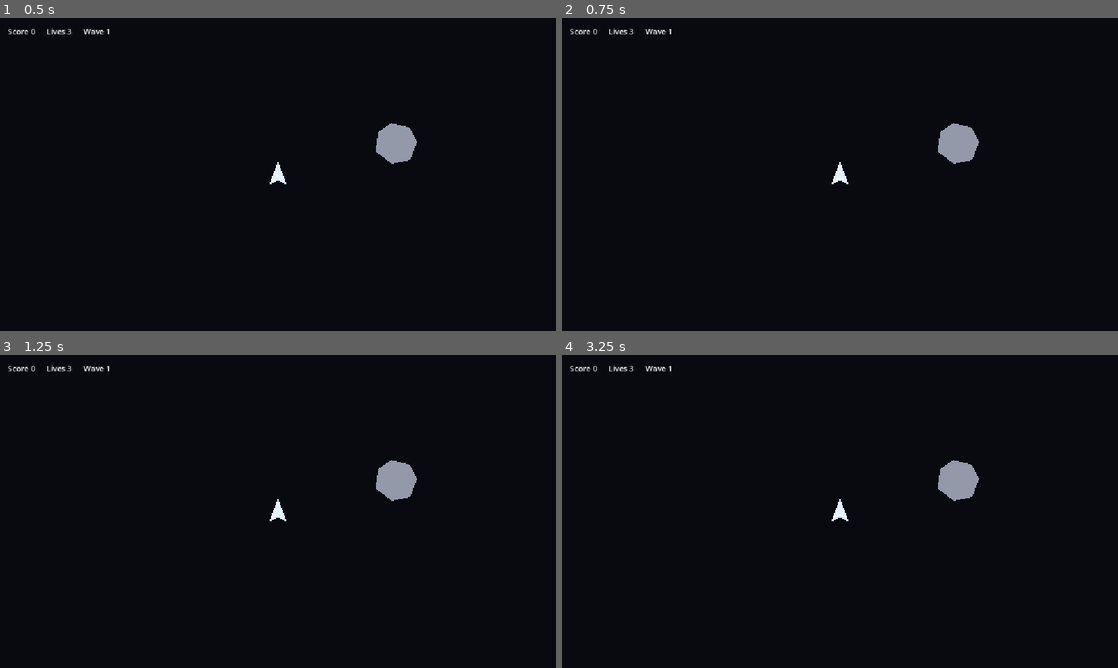
Above: before the commit, frames 1-4 (two rows, left to right).
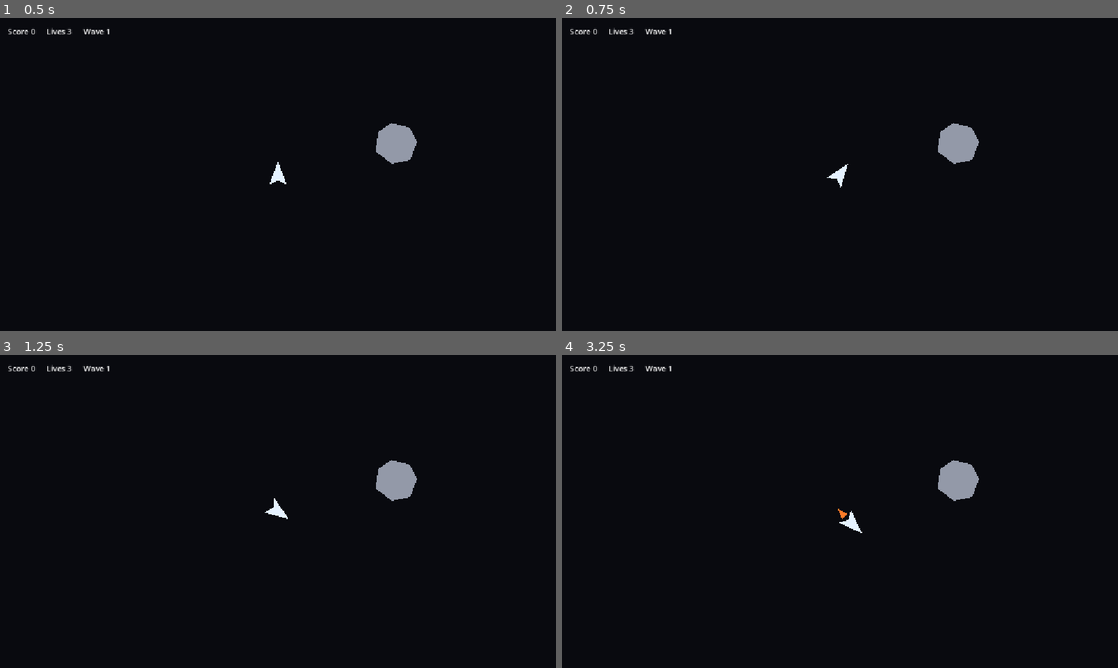
Above: after the commit, the same moments.

Repository: mule/asteroids-android-godot
Game: Godot game, scene res://scenes/game/Main.tscn
The game is run twice, just before and just after one commit, with the same random seed, the same clock (stepped at 60 frames per second) and the same inputs.
Inputs:
- Up to frame 1 (0.5 s): no input
- Up to frame 2 (0.75 s): tap Enter at 0.5 s; hold Right (rotate_right, bound only after the commit) from 0.53 s (still down)
- Up to frame 3 (1.25 s): keep holding Right (rotate_right, bound only after the commit)
- Up to frame 4 (3.25 s): tap Space at 1.25 s; release Right (rotate_right, bound only after the commit) at 1.28 s; hold Left (rotate_left, bound only after the commit) 1.28-2.03 s; hold Right (rotate_right, bound only after the commit) 2.03-2.78 s; tap Enter at 2.75 s; hold Up (thrust, bound only after the commit) from 2.78 s (still down)

Frame 1 is identical in both runs. In frame 2, less than 0.1% of the frame differs, in the area x 47-52%, y 46-55%; in frame 3, less than 0.1%; in frame 4, 0.2%, in the area x 48-54%, y 46-57%.

Commit message:
Implement player ship movement

Diff:
--- a/project.godot
+++ b/project.godot
@@ -20,6 +20,32 @@
 window/stretch/mode="canvas_items"
 window/stretch/aspect="expand"
 
+[input]
+
+rotate_left={
+"deadzone": 0.5,
+"events": [Object(InputEventKey,"resource_local_to_scene":false,"resource_name":"","device":-1,"window_id":0,"alt_pressed":false,"shift_pressed":false,"ctrl_pressed":false,"meta_pressed":false,"pressed":false,"keycode":4194319,"physical_keycode":0,"key_label":0,"unicode":0,"location":0,"echo":false,"script":null)
+, Object(InputEventKey,"resource_local_to_scene":false,"resource_name":"","device":-1,"window_id":0,"alt_pressed":false,"shift_pressed":false,"ctrl_pressed":false,"meta_pressed":false,"pressed":false,"keycode":65,"physical_keycode":0,"key_label":0,"unicode":0,"location":0,"echo":false,"script":null)
+]
+}
+rotate_right={
+"deadzone": 0.5,
+"events": [Object(InputEventKey,"resource_local_to_scene":false,"resource_name":"","device":-1,"window_id":0,"alt_pressed":false,"shift_pressed":false,"ctrl_pressed":false,"meta_pressed":false,"pressed":false,"keycode":4194321,"physical_keycode":0,"key_label":0,"unicode":0,"location":0,"echo":false,"script":null)
+, Object(InputEventKey,"resource_local_to_scene":false,"resource_name":"","device":-1,"window_id":0,"alt_pressed":false,"shift_pressed":false,"ctrl_pressed":false,"meta_pressed":false,"pressed":false,"keycode":68,"physical_keycode":0,"key_label":0,"unicode":0,"location":0,"echo":false,"script":null)
+]
+}
+thrust={
+"deadzone": 0.5,
+"events": [Object(InputEventKey,"resource_local_to_scene":false,"resource_name":"","device":-1,"window_id":0,"alt_pressed":false,"shift_pressed":false,"ctrl_pressed":false,"meta_pressed":false,"pressed":false,"keycode":4194320,"physical_keycode":0,"key_label":0,"unicode":0,"location":0,"echo":false,"script":null)
+, Object(InputEventKey,"resource_local_to_scene":false,"resource_name":"","device":-1,"window_id":0,"alt_pressed":false,"shift_pressed":false,"ctrl_pressed":false,"meta_pressed":false,"pressed":false,"keycode":87,"physical_keycode":0,"key_label":0,"unicode":0,"location":0,"echo":false,"script":null)
+]
+}
+shoot={
+"deadzone": 0.5,
+"events": [Object(InputEventKey,"resource_local_to_scene":false,"resource_name":"","device":-1,"window_id":0,"alt_pressed":false,"shift_pressed":false,"ctrl_pressed":false,"meta_pressed":false,"pressed":false,"keycode":32,"physical_keycode":0,"key_label":0,"unicode":0,"location":0,"echo":false,"script":null)
+]
+}
+
 [physics]
 
 3d/physics_engine="Jolt Physics"
--- a/scenes/entities/PlayerShip.tscn
+++ b/scenes/entities/PlayerShip.tscn
@@ -14,5 +14,10 @@
 polygon = PackedVector2Array(0, -28, 18, 22, 0, 12, -18, 22)
 color = Color(0.9, 0.95, 1, 1)
 
+[node name="ThrustFlame" type="Polygon2D" parent="."]
+visible = false
+polygon = PackedVector2Array(-8, 22, 0, 44, 8, 22)
+color = Color(1, 0.482353, 0.156863, 1)
+
 [node name="CollisionShape2D" type="CollisionShape2D" parent="."]
 shape = SubResource("ConvexPolygonShape2D_jvily")
--- a/scripts/player_ship.gd
+++ b/scripts/player_ship.gd
@@ -4,7 +4,55 @@
 @export var acceleration: float = 360.0
 @export var max_speed: float = 520.0
 @export var turn_speed_degrees: float = 180.0
+@export var linear_drag: float = 12.0
+@export var wrap_margin: float = 32.0
+
+@onready var thrust_flame: Polygon2D = $ThrustFlame
+
+var velocity: Vector2 = Vector2.ZERO
 
 
-func _ready() -> void:
-	pass
+func _physics_process(delta: float) -> void:
+	_apply_rotation_input(delta)
+	_apply_thrust_input(delta)
+	_apply_drift(delta)
+	_move(delta)
+	_wrap_to_visible_viewport()
+
+
+func _apply_rotation_input(delta: float) -> void:
+	var turn_input := Input.get_axis("rotate_left", "rotate_right")
+	rotation += deg_to_rad(turn_speed_degrees) * turn_input * delta
+
+
+func _apply_thrust_input(delta: float) -> void:
+	var is_thrusting := Input.is_action_pressed("thrust")
+	thrust_flame.visible = is_thrusting
+
+	if is_thrusting:
+		velocity += Vector2.UP.rotated(rotation) * acceleration * delta
+		velocity = velocity.limit_length(max_speed)
+
+
+func _apply_drift(delta: float) -> void:
+	velocity = velocity.move_toward(Vector2.ZERO, linear_drag * delta)
+
+
+func _move(delta: float) -> void:
+	position += velocity * delta
+
+
+func _wrap_to_visible_viewport() -> void:
+	var viewport_rect := get_viewport_rect()
+	var min_position := viewport_rect.position - Vector2.ONE * wrap_margin
+	var max_position := viewport_rect.position + viewport_rect.size + Vector2.ONE * wrap_margin
+
+	if position.x < min_position.x:
+		position.x = max_position.x
+	elif position.x > max_position.x:
+		position.x = min_position.x
+
+	if position.y < min_position.y:
+		position.y = max_position.y
+	elif position.y > max_position.y:
+		position.y = min_position.y
